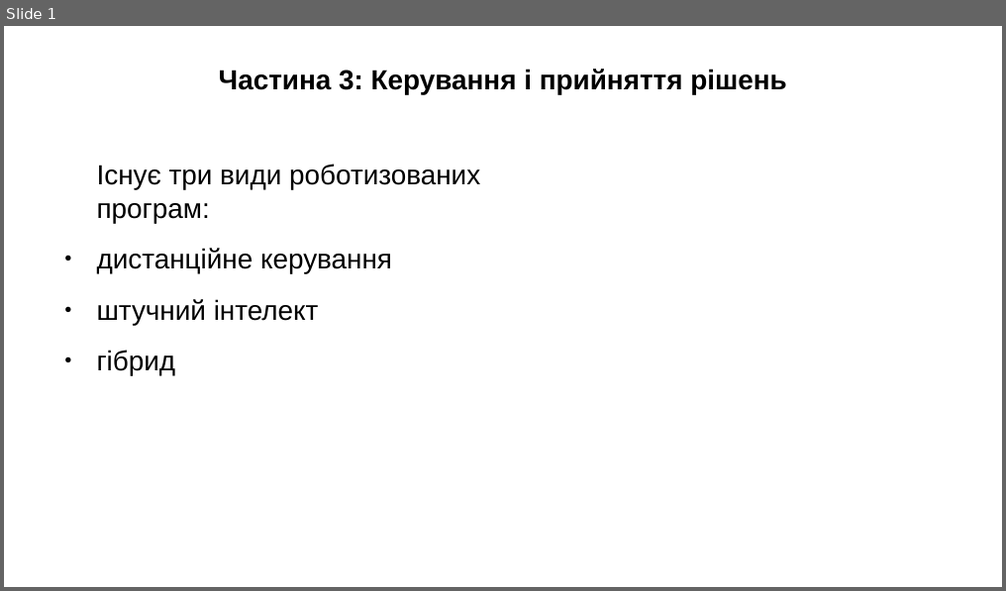
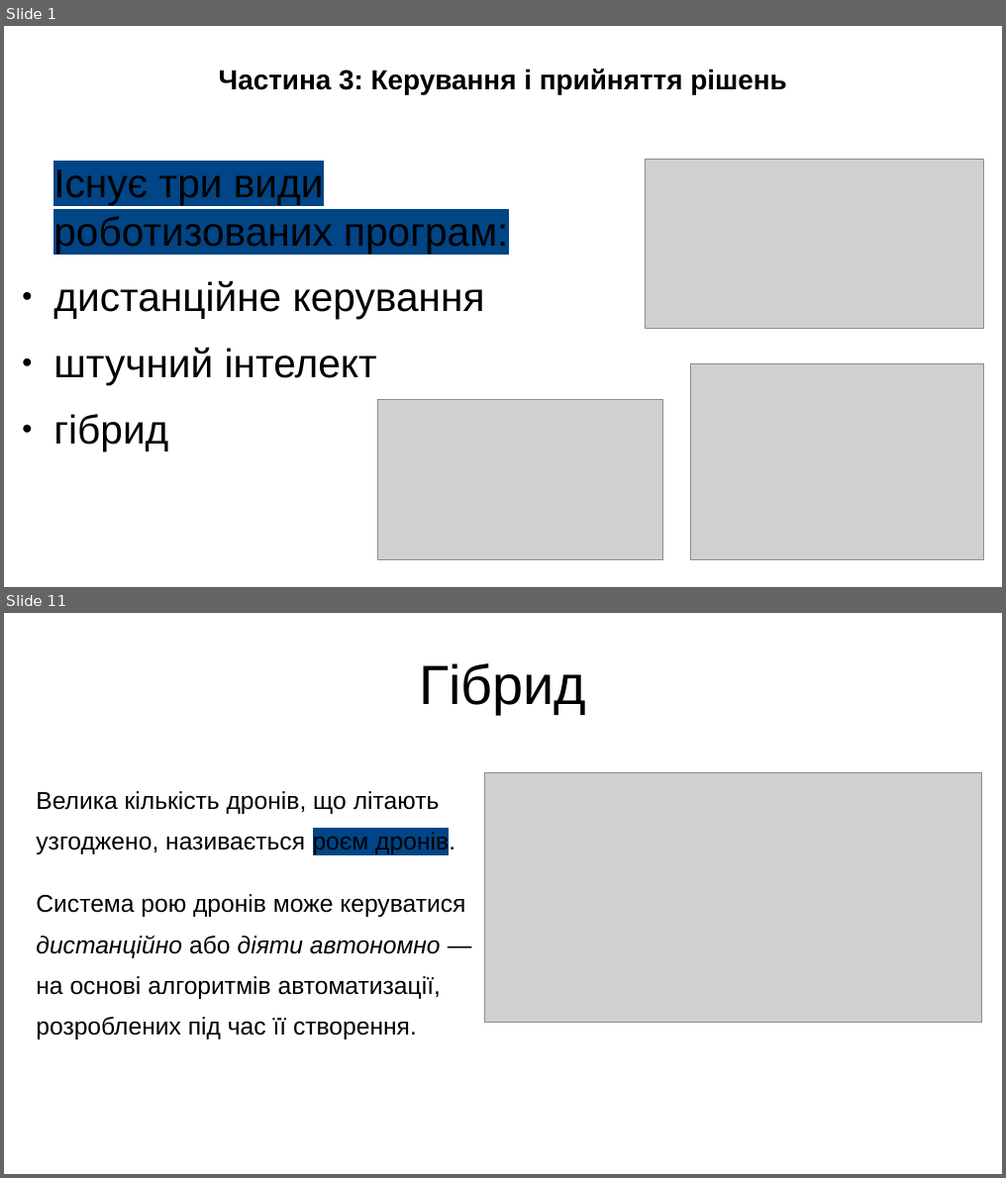
Before and after one commit to viacheslav-davydenko-26-kse/kse-cs101-group-presentation, a slide deck: blocks/03_viacheslav/assets/slides.odp. Shown one above the other, each under a label of ours: slide 1 before the commit, slides 1 and 11 after it; the slides between them are not shown. The pictures are 1006x591 and 1006x1178 pixels, drawn with LibreOffice and Linux fonts; fonts in the diff are those of the drawing; grey boxes stand for pictures. Boxes give left, top, right and bottom in pixels: in the first picture for what was removed or moved away, otherwise in the second. Text is boxed around its words. In the diff, an @@ line names an element or a change of style, - is before the commit and + after.

```diff
--- a/blocks/03_viacheslav/assets/slides.odp
+++ b/blocks/03_viacheslav/assets/slides.odp
@@ slide 11 added at (x1=4, y1=613, x2=1002, y2=1174), background #FFFFFF @@
@@ title added at (x1=419, y1=663, x2=586, y2=714), 44 pt, text #000000 @@
+Гібрид
@@ picture added at (x1=485, y1=773, x2=981, y2=1023) @@
@@ text added at (x1=36, y1=791, x2=465, y2=1040), 19.4 pt, text #000000 @@
+Велика кількість дронів, що літають узгоджено, називається роєм дронів.
+Система рою дронів може керуватися дистанційно або діяти автономно — на основі алгоритмів автоматизації, розроблених під час її створення.
@@ slide 1 changed as well @@
@@ text "Існує три види роботизованих програм:" moved from (x1=97, y1=164, x2=480, y2=375) to (x1=54, y1=170, x2=508, y2=452) @@
@@ text "Існує три види роботизованих програм:" at (x1=54, y1=170, x2=508, y2=452): size 22 to 32 pt; highlight none to #004586 in "Існує три види роботизованих програм:" @@
@@ picture added at (x1=647, y1=160, x2=985, y2=329) @@
@@ picture added at (x1=690, y1=365, x2=985, y2=562) @@
@@ picture added at (x1=377, y1=400, x2=663, y2=561) @@
```
Also in this commit, not shown: 9 other slides added, 5 other files.
